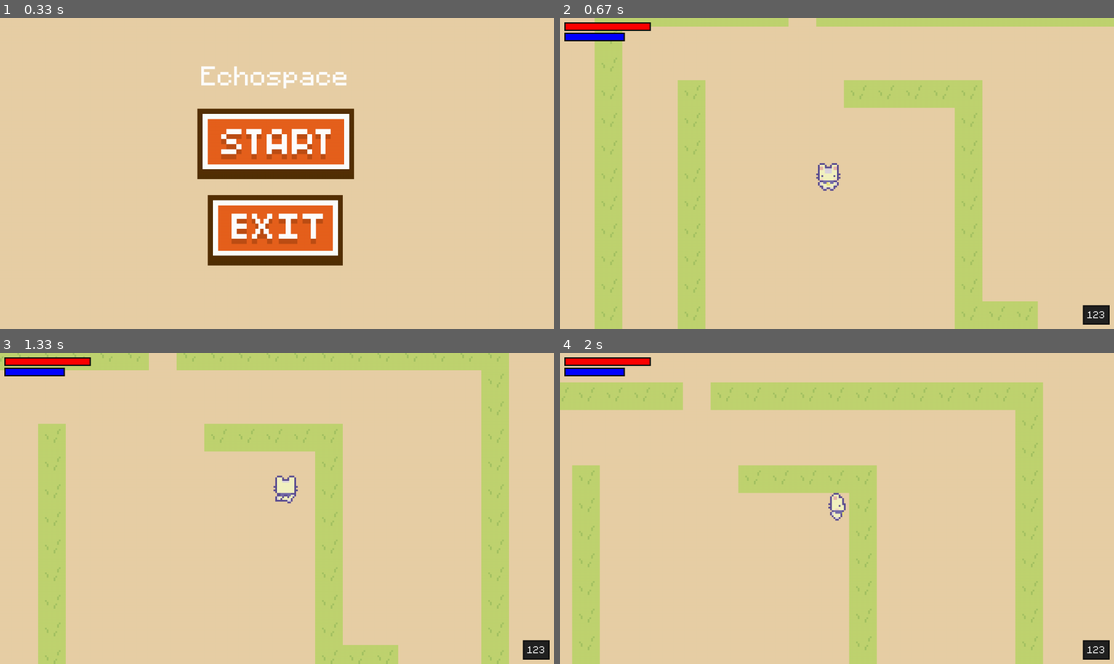
Above: before the commit, frames 1-4 (two rows, left to right).
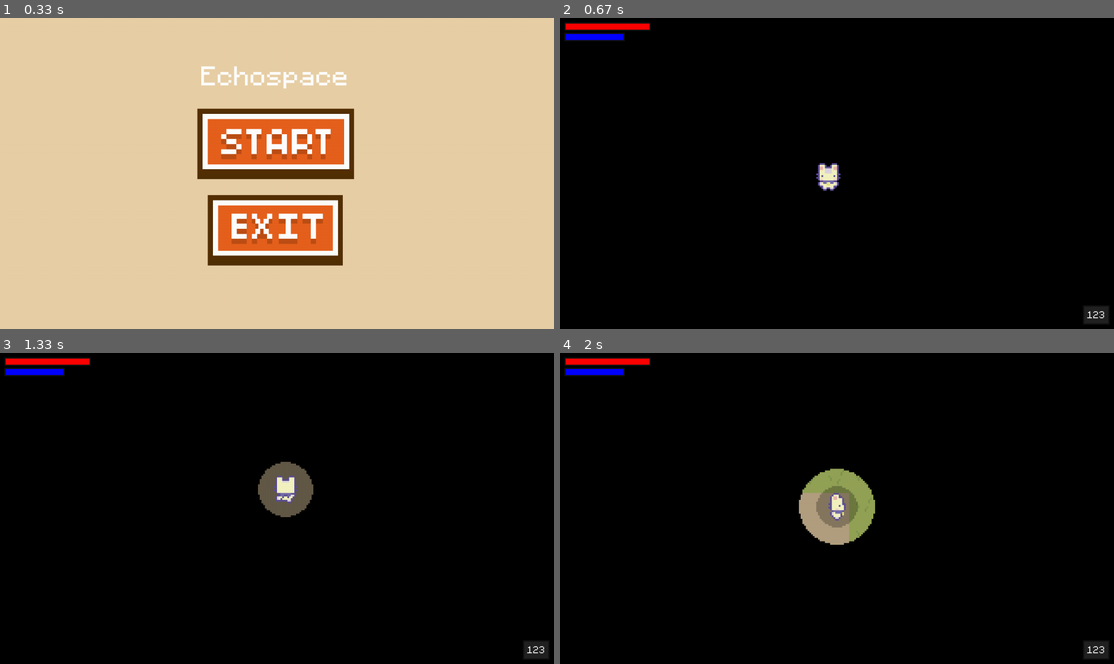
Above: after the commit, the same moments.

Repository: SushiOnToast/pygame-community-spring-jam-2025
Game: pygame game, started from code/main.py
Two runs of this game, one before a commit and one after it. Both use one fixed random seed, a clock stepped at 60 frames per second and the inputs below.
Inputs (mouse positions are in pixels of both pictures, inside the frame that each line leads up to):
- Up to frame 1 (0.33 s): no input
- Up to frame 2 (0.67 s): click (837, 142) at 0.38 s
- Up to frame 3 (1.33 s): hold D 0.67-1.13 s; move the mouse to (254, 520) at 0.7 s; hold W from 1.17 s (still down); tap Space at 1.23 s
- Up to frame 4 (2 s): release W at 1.47 s; hold D 1.5-1.97 s; tap Space at 1.57, 1.87 s

Frame 1 is identical in both runs. In frame 2, 99% of the frame differs, in the area x 0-100%, y 0-100%; in frame 3, 99%; in frame 4, 99%.

Commit message:
fix echolocation illumination (somewhat)

Diff:
--- a/code/level.py
+++ b/code/level.py
@@ -42,7 +42,7 @@
       self.cover_surf.set_alpha(OVERLAY_TRANSPARENCY)
 
       if TESTING_OVERLAY:
-        self.display_surface.blit(self.cover_surf, (0, 0))
+        self.display_surface.blit(self.cover_surf, (0, 0), special_flags=pygame.BLEND_RGBA_MULT)
 
   def render(self):
     # separate player and background sprites
--- a/code/player.py
+++ b/code/player.py
@@ -32,7 +32,7 @@
     self.echolocation = Echolocation(self.cover_surf, self)
     self.is_doing_echolocation = False
     self.echolocation_time = 0
-    self.echolocation_duration = 2000
+    self.echolocation_duration = 3000
 
     #stats
     self.stats = {'health':100,'energy':60,'attack':10,'magic':4,'speed':2}
--- a/code/settings.py
+++ b/code/settings.py
@@ -11,12 +11,12 @@
 
 # colours
 BG_COLOR = "#e8cfa6"
-COLORKEY = (0, 255, 0)
+COLORKEY = (254, 254, 254)
 TEXT_COLOR = (255, 255, 255)
 
 
 # debug
-TESTING_OVERLAY = False
+TESTING_OVERLAY = True
 
 # ui
 BAR_HEIGHT = 20
